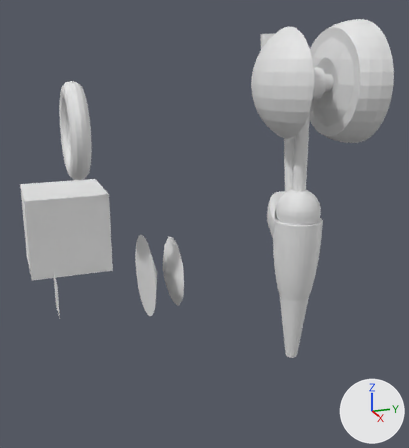
A saved change to the Blender file Badass_Upgrade/DESIGN/LeftArm/Mesh/arm.blend.
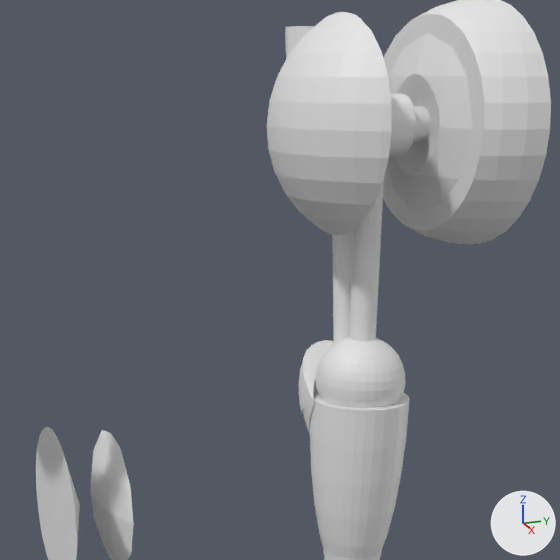
The first picture shows the older version from a 50 mm camera at (8.32, -5.72, 5.11) aimed at (-2.69, -1.69, 1.66). The close-ups show both versions on the part from 29% to 97% of the width and 5% to 67% of the height of that picture; other places that the commit changed are outside them. The lights are fixed; the arrows at lower right show +X, +Y and +Z.
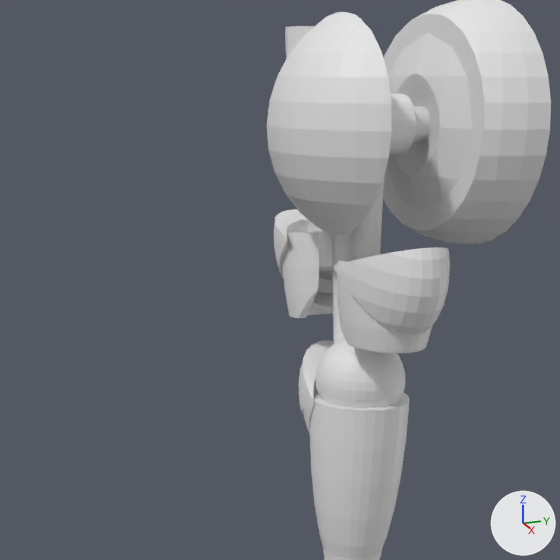
The newer file is also turned or shifted as a whole; pictures and numbers use the older file's frame.

The change, as a diff of the scene's bpy script:
```diff
--- a/Badass_Upgrade/DESIGN/LeftArm/Mesh/arm.blend.py
+++ b/Badass_Upgrade/DESIGN/LeftArm/Mesh/arm.blend.py
@@ me_sphere_027 @@
+me_sphere_027.from_pydata(...)  # 183 vertices, 201 faces; spans x -0.77..1.0, y -1.0..1.0, z -0.57..0.05
@@ me_sphere_031 @@
+me_sphere_031.from_pydata(...)  # 163 vertices, 182 faces; spans x -0.77..1.0, y -1.0..1.0, z -0.54..0.05
@@ ob_sphere_003 @@
-ob_sphere_003 = bpy.data.objects.new('Sphere.003', me_sphere_003)
-ob_sphere_003.location = (-4.36, -0.11, 0.0)
-ob_sphere_003.scale = (2.0, 2.0, 2.0)
@@ ob_cone_001 @@
-ob_cone_001 = bpy.data.objects.new('Cone.001', me_cone_001)
-ob_cone_001.location = (-4.32, -2.48, 0.0)
-ob_cone_001.rotation_euler = (-1.571, 0.0, 0.0)  # degrees (-90, 0, 0)
-ob_cone_001.scale = (1.0, 1.0, 0.157)
-_m = ob_cone_001.modifiers.new('Boolean', 'BOOLEAN')
-_m.solver = 'FLOAT'
@@ ob_sphere_026 @@
+ob_sphere_026 = bpy.data.objects.new('Sphere.026', me_sphere_027)
+ob_sphere_026.location = (0.36, -0.96, 3.56)
+ob_sphere_026.scale = (0.474, 0.388, 1.04)
@@ ob_sphere_029 @@
+ob_sphere_029 = bpy.data.objects.new('Sphere.029', me_sphere_031)
+ob_sphere_029.location = (-0.76, -0.96, 3.68)
+ob_sphere_029.rotation_euler = (0.0, 0.11, 3.142)  # degrees (0, 6.3, 180)
+ob_sphere_029.scale = (0.458, 0.373, 1.28)
@@ ob_sphere_027 @@
+ob_sphere_027 = bpy.data.objects.new('Sphere.027', me_sphere_006.copy())  # the mesh of ob_sphere_006
+ob_sphere_027.location = (0.22, -0.96, 3.61)
+ob_sphere_027.rotation_euler = (0.0, -0.175, -3.142)  # degrees (0, -10, -180)
+ob_sphere_027.scale = (0.796, 0.43, 0.715)
@@ ob_sphere_028 @@
+ob_sphere_028 = bpy.data.objects.new('Sphere.028', me_sphere_006.copy())  # the mesh of ob_sphere_006
+ob_sphere_028.location = (-0.62, -0.96, 3.72)
+ob_sphere_028.rotation_euler = (0.0, -0.284, 0.0)  # degrees (0, -16, 0)
+ob_sphere_028.scale = (0.796, 0.43, 0.715)
@@ ob_cylinder_006 @@
+ob_cylinder_006 = bpy.data.objects.new('Cylinder.006', me_cylinder_001.copy())  # the mesh of ob_cylinder_001
+ob_cylinder_006.location = (-0.63, -0.96, 3.14)
+ob_cylinder_006.rotation_euler = (-3.142, 1.461, 0.0)  # degrees (-180, 84, 0)
+ob_cylinder_006.scale = (-0.0615, -0.0615, -0.233)
@@ ob_cylinder_007 @@
+ob_cylinder_007 = bpy.data.objects.new('Cylinder.007', me_cylinder_001.copy())  # the mesh of ob_cylinder_001
+ob_cylinder_007.location = (-0.65, -0.96, 3.38)
+ob_cylinder_007.rotation_euler = (-3.142, 1.461, 0.0)  # degrees (-180, 84, 0)
+ob_cylinder_007.scale = (-0.0615, -0.0615, -0.233)
```

Boxes [x1, y1, x2, y2] around the edits, measured in the close-ups (560 x 560 px):
'Sphere.027', added
    after: [333, 247, 450, 335]
'Cone.001', deleted
    before: [36, 427, 80, 560]
'Sphere.003', deleted
    before: [90, 430, 133, 560]
'Sphere.029', added
    after: [282, 230, 333, 318]
'Sphere.026', added
    after: [337, 259, 433, 353]
'Sphere.028', added
    after: [274, 209, 321, 279]
'Cylinder.006', added
    after: [314, 292, 333, 308]
'Cylinder.007', added
    after: [319, 265, 333, 281]
'Cylinder.002', unchanged, covered by the edit
    before: [349, 180, 384, 341]
    after: [352, 180, 384, 261]
